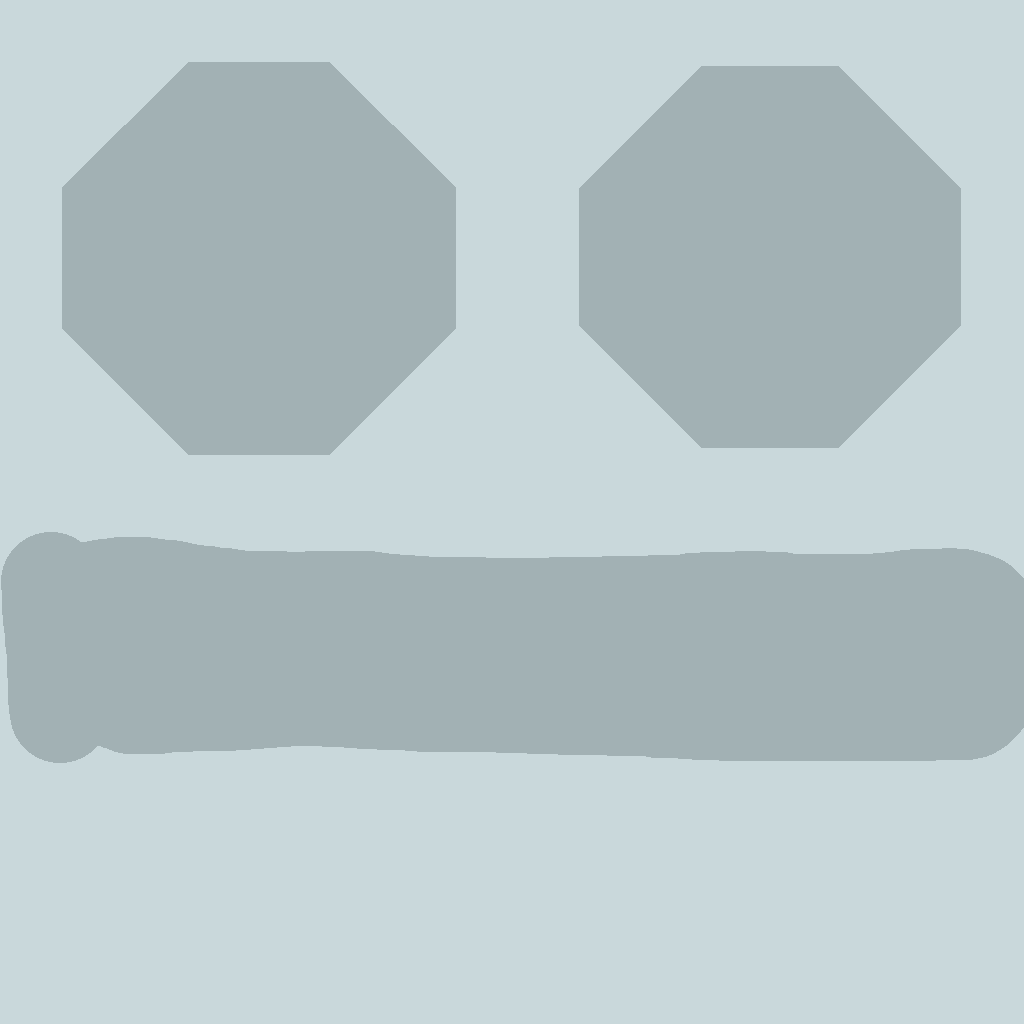
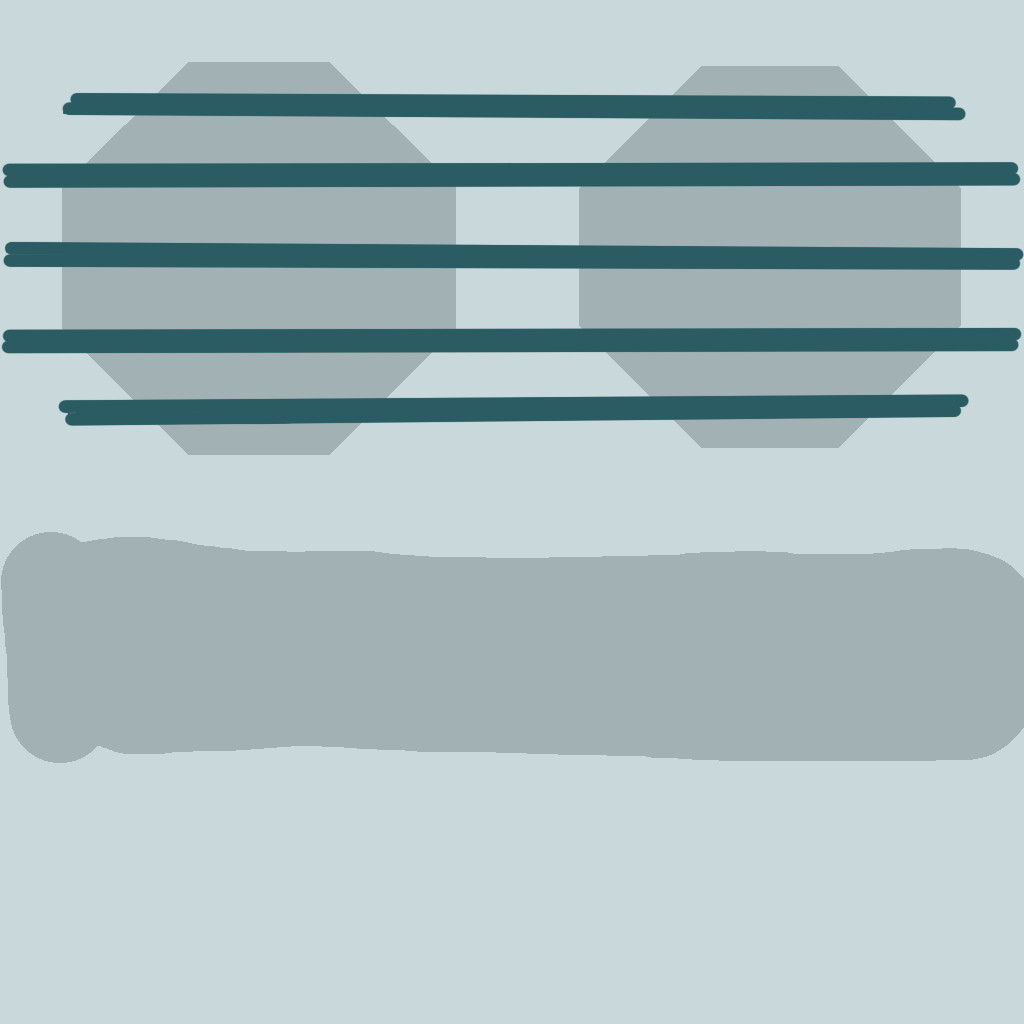
Comparing the layer stacks of the two 1024px x 1024px images. Changes:
added layer "Layer3" above "Layer2" over [1, 92, 1024, 426]
